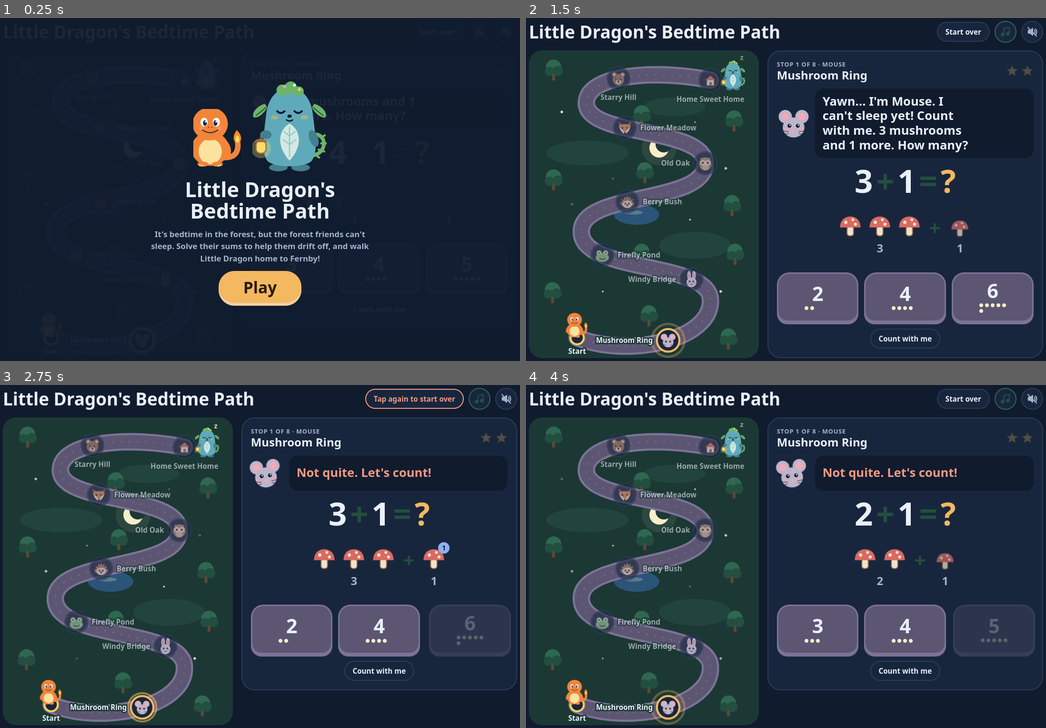
Above: before the commit, frames 1-4 (two rows, left to right).
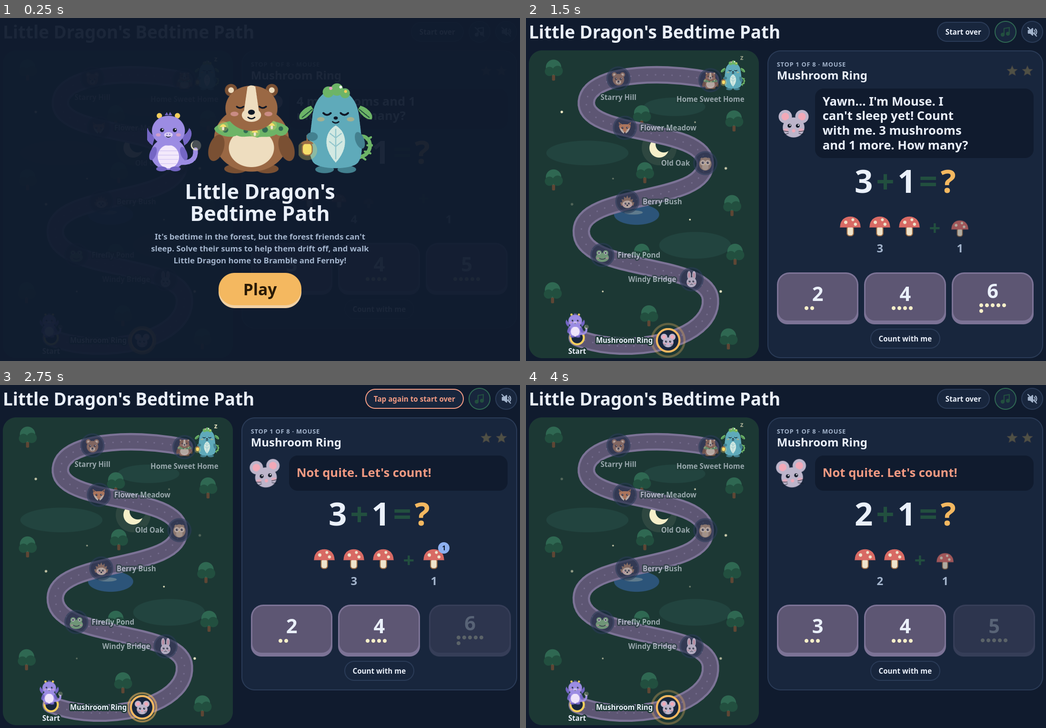
Above: after the commit, the same moments.

Repository: hermannwwr-cmyk/Totorro-Game
Game: browser game, page puddle.html
Two runs of this game, one before a commit and one after it. Both use one fixed random seed, a clock stepped at 60 frames per second and the inputs below.
Inputs (mouse positions are in pixels of both pictures, inside the frame that each line leads up to):
- Up to frame 1 (0.25 s): no input
- Up to frame 2 (1.5 s): click "Play" at 0.27 s; click "Start over" at 0.52 s; click "Tap again to start over" at 0.77 s; click "Voice" at 1.27 s
- Up to frame 3 (2.75 s): click "Start over" at 1.77 s; click "mushroom" at 1.87 s; click "6" at 2.47 s
- Up to frame 4 (4 s): click "mushroom" at 3.07 s; click "Tap again to start over" at 3.27 s; click (994, 659) at 3.67 s

The runs differ from the first frame. In frame 1, 11% of the frame differs, in the area x 28-72%, y 18-85%; in frame 2, 0.3%; in frame 3, 0.3%; in frame 4, 0.3%.

Commit message:
Add Bramble and redesign Little Dragon as an original moon dragon
- Bramble, an original sleepy bear-badger with a moss blanket and glowing
  mushrooms, is the friend at the last stop and snuggles Little Dragon at
  the end.
- Little Dragon is now lilac with small wings, horn nubs and a crescent-moon
  tail tip, so it no longer resembles an existing franchise character.

Co-Authored-By: Claude Opus 5.5 <noreply@anthropic.com>
Claude-Session: https://claude.ai/code/session_01JvyDYodmasnKASZ6jHZdWP

Diff:
--- a/puddle.html
+++ b/puddle.html
@@ -37,8 +37,12 @@
   --berry: #9486EA;
   --gold: #F5CF5C;
   --moon: #F6EFC9;
-  --scale: #F2853A;
-  --tummy: #FBE2A0;
+  --scale: #9C8CE3;
+  --scale-deep: #7466C4;
+  --bramble: #9A6844;
+  --bramble-deep: #7A5033;
+  --bramble-cream: #EEDDBF;
+  --tummy: #F3E9FB;
   --nightcap: #7B8FE0;
   --stripe: #EAF0FA;
   --guard: #5FAABA;
@@ -207,7 +211,11 @@
 .veil[hidden] { display: none; }
 .card { display: flex; flex-direction: column; align-items: center; gap: 14px; text-align: center; max-width: 30rem; }
 .card .hero { width: 120px; height: 132px; transform-origin: 50% 100%; }
-.card .hero.big-friend { width: 156px; height: 195px; }
+.card .hero.big-friend { width: min(156px, 30vw); height: auto; }
+.card .hero { max-width: 28vw; height: auto; }
+.card .hero.bramble { width: min(190px, 36vw); max-width: none; height: auto; }
+.snuggle { position: relative; display: flex; }
+.snuggle .hero.tiny { position: absolute; left: 50%; bottom: 6%; width: 38%; transform: translateX(-50%); }
 .pair { display: flex; align-items: flex-end; justify-content: center; gap: 4px; }
 .card h2 { font: 700 clamp(1.9rem, 6vw, 2.7rem)/1.05 var(--font-display); margin: 0; text-wrap: balance; }
 .card p { margin: 0; color: var(--muted); font-weight: 700; font-size: 1.05rem; }
@@ -252,27 +260,61 @@
     <ellipse cx="45" cy="43" rx="4" ry="2.4" fill="var(--accent)" opacity="0.5"/>
     <path d="M26 42 Q30 46 34 42" fill="none" stroke="var(--eye)" stroke-width="2.2" stroke-linecap="round"/>
   </symbol>
-  <!-- The little dragon from the Sleepy Forest Bedtime page -->
-  <symbol id="dragon-art" viewBox="20 14 205 228">
-    <path d="M150 204 Q206 206 200 150" stroke="var(--scale)" stroke-width="20" fill="none" stroke-linecap="round"/>
-    <g class="flame"><path d="M200 104 C220 126 216 148 200 154 C184 148 180 126 200 104 Z" fill="#ff8a2a"/><path d="M200 122 C210 134 208 148 200 150 C192 148 190 134 200 122 Z" fill="#ffe066"/></g>
-    <ellipse cx="100" cy="172" rx="68" ry="62" fill="var(--scale)"/>
-    <ellipse cx="100" cy="182" rx="42" ry="46" fill="var(--tummy)"/>
-    <ellipse cx="40" cy="168" rx="13" ry="28" transform="rotate(20 40 168)" fill="var(--scale)"/>
-    <ellipse cx="160" cy="168" rx="13" ry="28" transform="rotate(-20 160 168)" fill="var(--scale)"/>
-    <ellipse cx="74" cy="228" rx="20" ry="9" fill="var(--scale)"/><ellipse cx="126" cy="228" rx="20" ry="9" fill="var(--scale)"/>
-    <g fill="#fff"><path d="M60 230 l3 6 3 -6z M68 232 l3 6 3 -6z M126 232 l3 6 3 -6z M134 230 l3 6 3 -6z"/></g>
-    <ellipse cx="100" cy="82" rx="64" ry="60" fill="var(--scale)"/>
-    <ellipse cx="66" cy="98" rx="9" ry="6" fill="#ff9f8a" opacity=".55"/><ellipse cx="134" cy="98" rx="9" ry="6" fill="#ff9f8a" opacity=".55"/>
+  <!-- Little Dragon: an original sleepy moon dragon -->
+  <symbol id="dragon-art" viewBox="10 4 215 238">
+    <path d="M40 140 C10 120 6 86 22 74 C28 92 38 100 50 104 Z" fill="var(--scale-deep)"/>
+    <path d="M160 140 C190 120 194 86 178 74 C172 92 162 100 150 104 Z" fill="var(--scale-deep)"/>
+    <path d="M150 204 Q206 206 202 156" stroke="var(--scale)" stroke-width="18" fill="none" stroke-linecap="round"/>
+    <circle cx="203" cy="140" r="20" fill="var(--moon)" opacity="0.25"/>
+    <path d="M196 124 A17 17 0 1 0 214 152 A13 13 0 1 1 196 124 Z" fill="var(--moon)"/>
+    <ellipse cx="100" cy="172" rx="66" ry="60" fill="var(--scale)"/>
+    <ellipse cx="100" cy="182" rx="40" ry="44" fill="var(--tummy)"/>
+    <path d="M66 160 H134 M62 176 H138 M64 192 H136 M70 208 H130" stroke="var(--scale)" stroke-width="2.5" opacity="0.35" stroke-linecap="round"/>
+    <ellipse cx="42" cy="170" rx="12" ry="26" transform="rotate(20 42 170)" fill="var(--scale-deep)"/>
+    <ellipse cx="158" cy="170" rx="12" ry="26" transform="rotate(-20 158 170)" fill="var(--scale-deep)"/>
+    <ellipse cx="74" cy="228" rx="20" ry="9" fill="var(--scale-deep)"/><ellipse cx="126" cy="228" rx="20" ry="9" fill="var(--scale-deep)"/>
+    <circle cx="66" cy="28" r="10" fill="var(--gold)"/><circle cx="134" cy="28" r="10" fill="var(--gold)"/>
+    <path d="M86 26 L94 14 L100 26 L106 14 L114 26 Z" fill="var(--scale-deep)"/>
+    <ellipse cx="100" cy="84" rx="62" ry="56" fill="var(--scale)"/>
+    <ellipse cx="62" cy="100" rx="9" ry="6" fill="var(--pink)" opacity="0.6"/><ellipse cx="138" cy="100" rx="9" ry="6" fill="var(--pink)" opacity="0.6"/>
     <g style="opacity: var(--open, 1)">
-      <ellipse cx="78" cy="76" rx="13" ry="16" fill="#fff"/><ellipse cx="81" cy="79" rx="7" ry="10" fill="#1d2b4a"/><circle cx="84" cy="74" r="3" fill="#fff"/>
-      <ellipse cx="122" cy="76" rx="13" ry="16" fill="#fff"/><ellipse cx="119" cy="79" rx="7" ry="10" fill="#1d2b4a"/><circle cx="122" cy="74" r="3" fill="#fff"/>
+      <circle cx="76" cy="82" r="7.5" fill="var(--eye)"/><circle cx="124" cy="82" r="7.5" fill="var(--eye)"/>
+      <circle cx="78.5" cy="79.5" r="2.4" fill="#fff"/><circle cx="126.5" cy="79.5" r="2.4" fill="#fff"/>
     </g>
-    <g style="opacity: var(--shut, 0)" fill="none" stroke="#2b2b2b" stroke-width="3.5" stroke-linecap="round">
-      <path d="M66 82 q12 10 24 0"/><path d="M110 82 q12 10 24 0"/>
+    <g style="opacity: var(--shut, 0)" fill="none" stroke="var(--eye)" stroke-width="3.5" stroke-linecap="round">
+      <path d="M67 83 q9 8 18 0"/><path d="M115 83 q9 8 18 0"/>
     </g>
-    <circle cx="94" cy="94" r="2" fill="#7a3d1e"/><circle cx="106" cy="94" r="2" fill="#7a3d1e"/>
-    <path d="M72 104 q28 20 56 0" fill="none" stroke="#2b2b2b" stroke-width="3.5" stroke-linecap="round"/>
+    <ellipse cx="100" cy="100" rx="16" ry="10" fill="var(--tummy)" opacity="0.7"/>
+    <circle cx="95" cy="98" r="1.8" fill="var(--scale-deep)"/><circle cx="105" cy="98" r="1.8" fill="var(--scale-deep)"/>
+    <path d="M92 106 q8 6 16 0" fill="none" stroke="var(--eye)" stroke-width="3" stroke-linecap="round"/>
+  </symbol>
+  <!-- Bramble: an original big sleepy bear-badger with a moss blanket -->
+  <symbol id="bramble-art" viewBox="0 0 160 172">
+    <ellipse cx="52" cy="163" rx="20" ry="8" fill="var(--bramble-deep)"/>
+    <ellipse cx="108" cy="163" rx="20" ry="8" fill="var(--bramble-deep)"/>
+    <ellipse cx="80" cy="110" rx="66" ry="58" fill="var(--bramble)"/>
+    <ellipse cx="80" cy="126" rx="40" ry="34" fill="var(--bramble-cream)"/>
+    <ellipse cx="18" cy="126" rx="13" ry="24" transform="rotate(18 18 126)" fill="var(--bramble-deep)"/>
+    <ellipse cx="142" cy="126" rx="13" ry="24" transform="rotate(-18 142 126)" fill="var(--bramble-deep)"/>
+    <path d="M14 92 C26 70 134 70 146 92 C144 104 132 108 124 102 C112 110 100 104 90 108 C78 102 66 110 54 104 C42 110 18 104 14 92 Z" fill="var(--fern)"/>
+    <g fill="var(--tree)"><circle cx="34" cy="94" r="5"/><circle cx="70" cy="96" r="4"/><circle cx="104" cy="94" r="5"/><circle cx="132" cy="92" r="4"/></g>
+    <circle cx="30" cy="88" r="9" fill="var(--glow)" opacity="0.28"/><rect x="28" y="88" width="4" height="7" rx="2" fill="var(--cream)"/><path d="M24 89 Q30 79 36 89 Z" fill="var(--glow)"/><circle cx="116" cy="86" r="9" fill="var(--glow)" opacity="0.28"/><rect x="114" y="86" width="4" height="7" rx="2" fill="var(--cream)"/><path d="M110 87 Q116 77 122 87 Z" fill="var(--glow)"/><circle cx="86" cy="98" r="9" fill="var(--glow)" opacity="0.28"/><rect x="84" y="98" width="4" height="7" rx="2" fill="var(--cream)"/><path d="M80 99 Q86 89 92 99 Z" fill="var(--glow)"/>
+    <circle cx="44" cy="24" r="11" fill="var(--bramble-deep)"/><circle cx="116" cy="24" r="11" fill="var(--bramble-deep)"/>
+    <circle cx="44" cy="24" r="5" fill="var(--bramble-cream)"/><circle cx="116" cy="24" r="5" fill="var(--bramble-cream)"/>
+    <ellipse cx="80" cy="56" rx="46" ry="40" fill="var(--bramble)"/>
+    <path d="M73 18 Q80 13 87 18 L93 60 Q80 68 67 60 Z" fill="var(--bramble-cream)"/>
+    <ellipse cx="80" cy="68" rx="17" ry="12" fill="var(--bramble-cream)"/>
+    <g style="opacity: var(--open, 0)">
+      <circle cx="60" cy="52" r="4.5" fill="var(--eye)"/><circle cx="100" cy="52" r="4.5" fill="var(--eye)"/>
+      <circle cx="61.5" cy="50.5" r="1.4" fill="#fff"/><circle cx="101.5" cy="50.5" r="1.4" fill="#fff"/>
+    </g>
+    <g style="opacity: var(--shut, 1)" fill="none" stroke="var(--eye)" stroke-width="3" stroke-linecap="round">
+      <path d="M54 53 Q60 58 66 53"/><path d="M94 53 Q100 58 106 53"/>
+    </g>
+    <ellipse cx="50" cy="66" rx="7" ry="4" fill="var(--pink)" opacity="0.55"/>
+    <ellipse cx="110" cy="66" rx="7" ry="4" fill="var(--pink)" opacity="0.55"/>
+    <ellipse cx="80" cy="63" rx="6" ry="4.5" fill="var(--eye)"/>
+    <path d="M74 72 Q80 77 86 72" fill="none" stroke="var(--eye)" stroke-width="2.4" stroke-linecap="round"/>
   </symbol>
   <!-- Sleepy forest friends, one at each stop -->
   <symbol id="a-mouse" viewBox="0 0 40 40"><circle cx="10" cy="12" r="8" fill="var(--mouse)"/><circle cx="30" cy="12" r …(1011 unchanged characters)…
@@ -365,11 +407,12 @@
 <div class="veil" id="start">
   <div class="card">
     <div class="pair">
-      <svg class="hero" viewBox="20 14 205 228" aria-hidden="true"><use href="#dragon-art"/></svg>
+      <svg class="hero" viewBox="10 4 215 238" aria-hidden="true"><use href="#dragon-art"/></svg>
+      <svg class="hero bramble" viewBox="0 0 160 172" aria-hidden="true"><use href="#bramble-art"/></svg>
       <svg class="hero big-friend" viewBox="0 0 120 150" aria-hidden="true"><use href="#guardian-art"/></svg>
     </div>
     <h2>Little Dragon's Bedtime Path</h2>
-    <p>It's bedtime in the forest, but the forest friends can't sleep. Solve their sums to help them drift off, and walk Little Dragon home to Fernby!</p>
+    <p>It's bedtime in the forest, but the forest friends can't sleep. Solve their sums to help them drift off, and walk Little Dragon home to Bramble and Fernby!</p>
     <button type="button" class="big" id="play">Play</button>
   </div>
 </div>
@@ -377,12 +420,15 @@
 <div class="veil" id="finish" hidden>
   <div class="card">
     <div class="pair">
-      <svg class="hero" id="finish-hero" viewBox="20 14 205 228" aria-hidden="true"><use href="#dragon-art"/></svg>
+      <div class="snuggle">
+        <svg class="hero bramble" id="finish-bramble" viewBox="0 0 160 172" aria-hidden="true"><use href="#bramble-art"/></svg>
+        <svg class="hero tiny" id="finish-hero" viewBox="10 4 215 238" aria-hidden="true"><use href="#dragon-art"/></svg>
+      </div>
       <svg class="hero big-friend" id="finish-friend" viewBox="0 0 120 150" aria-hidden="true"><use href="#guardian-art"/></svg>
     </div>
     <h2>Goodnight, forest!</h2>
     <div class="star-row" id="finish-stars"></div>
-    <p>Little Dragon is home with Fernby, and every forest friend is fast asleep. You found all 8 stars. Sweet dreams!</p>
+    <p>Little Dragon is home, snuggled up on Bramble's tummy next to Fernby. Every forest friend is fast asleep. You found all 8 stars. Sweet dreams!</p>
     <button type="button" class="big" id="again">Play again</button>
   </div>
 </div>
@@ -443,7 +489,7 @@
     { name: "Old Oak", friend: "Owl", art: "a-owl", icon: "acorn", one: "acorn", many: "acorns", away: function (n) { return n + (n === 1 ? " acorn rolls" : " acorns roll") + " away."; } },
     { name: "Flower Meadow", friend: "Fox", art: "a-fox", icon: "flower", one: "flower", many: "flowers", away: function (n) { return "Little Dragon picks " + n + "."; } },
     { name: "Starry Hill", friend: "Bear", art: "a-bear", icon: "star", one: "star", many: "stars", away: function (n) { return n + (n === 1 ? " star hides" : " stars hide") + " behind a cloud."; } },
-    { name: "Home Sweet Home", friend: "Fernby", art: "guardian-art", icon: "apple", one: "apple", many: "apples", away: function (n) { return "Little Dragon eats " + n + "."; } }
+    { name: "Home Sweet Home", friend: "Bramble", art: "bramble-art", icon: "apple", one: "apple", many: "apples", away: function (n) { return "Little Dragon eats " + n + "."; } }
   ];
   var SUMS_PER_STOP = 2;
   var TRAIL = "M70 560 C170 600 335 565 330 485 C325 410 75 435 78 352 C80 275 322 300 320 220 C318 148 82 170 88 100 C92 48 220 36 330 58";
@@ -531,7 +577,7 @@
       var pl = PLACES[k - 1];
       var state = k <= G.stop ? "done" : k === G.stop + 1 ? "next" : "later";
       var face = k === PLACES.length
-        ? '<use href="#i-home" x="-14" y="-14" width="28" height="28"/>'
+        ? '<use href="#bramble-art" x="-17" y="-18" width="34" height="36" style="--open:' + (state === "done" ? 0 : 1) + ";--shut:" + (state === "done" ? 1 : 0) + '"/>'
         : '<use href="#' + pl.art + '" x="-16" y="-16" width="32" height="32"' + (state === "done" ? ' style="--open:0;--shut:1"' : "") + "/>";
       h += '<g class="node ' + state + '" transform="translate(' + p.x + " " + p.y + ')">' +
         (state === "next" ? '<circle class="ring" r="22"/>' : "") +
@@ -634,10 +680,10 @@
     $("pips").setAttribute("aria-label", G.round + " of " + SUMS_PER_STOP + " sums solved here");
   }
   function setSpeaker(asleep) {
-    var p = place(), g = p.art === "guardian-art";
-    $("mini").setAttribute("viewBox", g ? "0 0 120 150" : "0 0 40 40");
+    var p = place(), VB = { "guardian-art": "0 0 120 150", "bramble-art": "0 0 160 172" };
+    $("mini").setAttribute("viewBox", VB[p.art] || "0 0 40 40");
     $("mini-use").setAttribute("href", "#" + p.art);
-    $("mini-use").setAttribute("style", asleep ? "--open:0;--shut:1" : "");
+    $("mini-use").setAttribute("style", asleep ? "--open:0;--shut:1" : "--open:1;--shut:0");
     $("zzz").hidden = !asleep;
   }
   function renderWhere() {
@@ -653,7 +699,7 @@
     makeSum();
     S.entering = true;
     var home = G.stop === PLACES.length - 1;
-    var lead = intro ? (home ? "Welcome home, Little Dragon! Yawn... one last count before bed. " : "Yawn... I'm " + place().friend + ". I can't sleep yet! Count with me. ") : "";
+    var lead = intro ? (home ? "Welcome home, Little Dragon! I'm Bramble. Yawn... one last count, then we snuggle. " : "Yawn... I'm " + place().friend + ". I can't sleep yet! Count with me. ") : "";
     if (S.op === "add") {
       S.groups = [{ n: S.a, gone: 0 }, { n: S.b, gone: 0 }];
       talk(lead + S.a + " " + word(S.a) + " and " + S.b + " more. How many?");
@@ -756,7 +802,8 @@
     $("finish").hidden = false;
     animate($("finish-hero"), "hop");
     animate($("finish-friend"), "hop");
-    say("Goodnight, forest! Little Dragon is home with Fernby, and every friend is fast asleep. Sweet dreams!");
+    animate($("finish-bramble"), "hop");
+    say("Goodnight, forest! Little Dragon is snuggled up with Bramble, and every friend is fast asleep. Sweet dreams!");
     $("finish-hero").setAttribute("style", "--open:0;--shut:1");
     $("again").focus({ preventScroll: true });
   }
